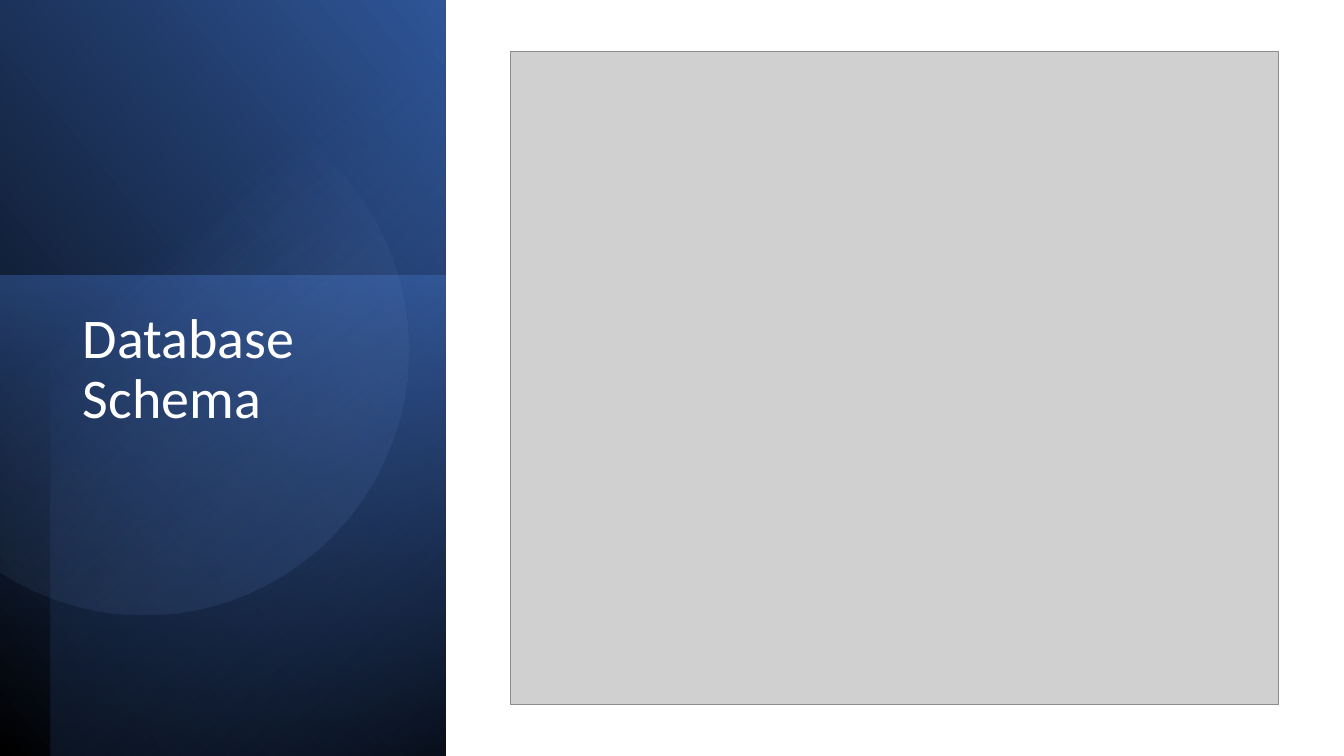
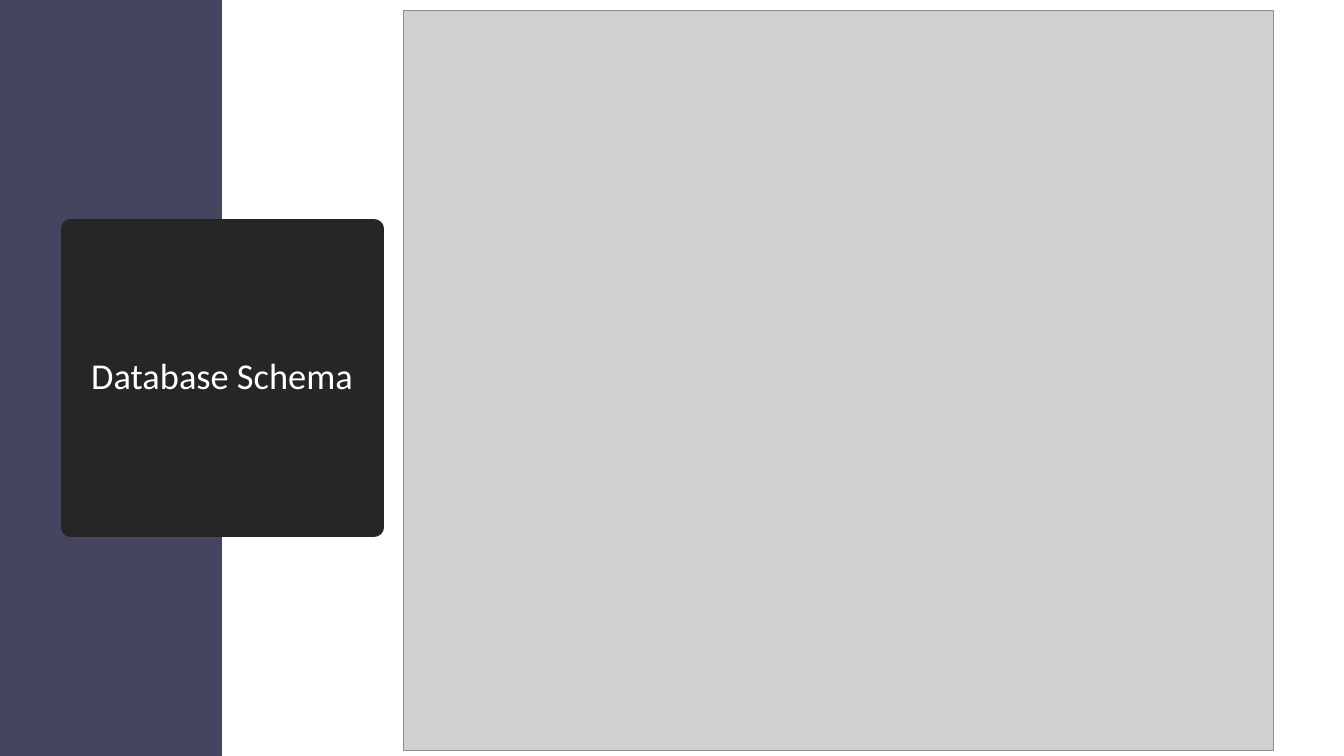
Before and after one commit to JackyUT2023/project3-group8, a slide deck: slide 8 of Project 3 Group 8 - Museums of the United States.pptx. Drawn at 1344x756 pixels with LibreOffice and Linux fonts; fonts in the diff are those of the drawing; grey boxes stand for pictures. Boxes give left, top, right and bottom in pixels: in the first picture for what was removed or moved away, otherwise in the second. Text is boxed around its words. In the diff, an @@ line names an element or a change of style, - is before the commit and + after.

```diff
--- a/Project 3 Group 8 - Museums of the United States.pptx
+++ b/Project 3 Group 8 - Museums of the United States.pptx
@@ rectangle at (x1=0, y1=0, x2=222, y2=756): fill gradient #000000 to #2F5597 to #444660; mirrored; rotation 90 to 0 degrees @@
@@ rectangle removed at (x1=50, y1=0, x2=446, y2=756) @@
@@ picture resized from (x1=510, y1=51, x2=1278, y2=705) to (x1=403, y1=10, x2=1273, y2=750) @@
@@ freeform shape removed at (x1=0, y1=52, x2=457, y2=662) @@
@@ title "Database Schema" resized from (x1=83, y1=319, x2=294, y2=419) to (x1=71, y1=229, x2=374, y2=527) @@
@@ title "Database Schema" at (x1=71, y1=229, x2=374, y2=527): size 40 to 26 pt; alignment left to centre; vertical alignment top to middle; fill none to #262626; outline none to #262626 13.75 pt @@
@@ rectangle removed at (x1=0, y1=276, x2=446, y2=756) @@
```
Also in this commit, not shown: 3 other slides changed.
